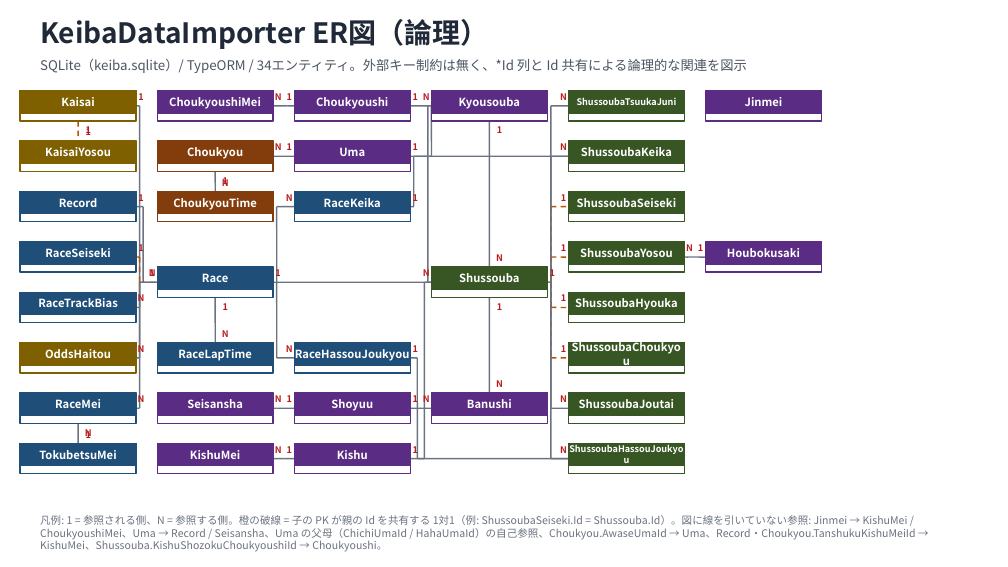
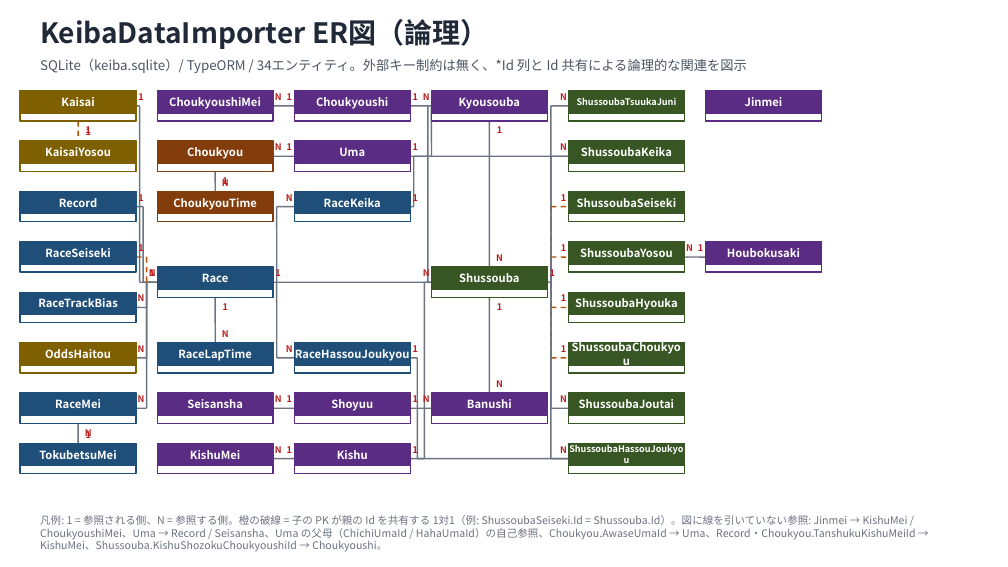
Before and after one commit to nikochan2k/KeibaDataImporter, a slide deck: slide 2 of docs/database-structure.pptx. Drawn at 1008x567 pixels with LibreOffice and Linux fonts; fonts in the diff are those of the drawing. Boxes give left, top, right and bottom in pixels: in the first picture for what was removed or moved away, otherwise in the second. Text is boxed around its words. In the diff, an @@ line names an element or a change of style, - is before the commit and + after.

```diff
--- a/docs/database-structure.pptx
+++ b/docs/database-structure.pptx
@@ line moved from (136, 257) - (140, 257) to (136, 257) - (147, 257) @@
@@ 4 lines: place and size @@
-4 lines at (140, 257, 140, 408)
+4 lines at (147, 257, 147, 408)
@@ line moved from (140, 282) - (157, 282) to (147, 282) - (157, 282) @@
@@ line added from (147, 282) to (157, 282), #6B7280 1 pt @@
@@ line moved from (136, 307) - (140, 307) to (136, 307) - (147, 307) @@
@@ line moved from (136, 358) - (140, 358) to (136, 358) - (147, 358) @@
@@ line moved from (136, 408) - (140, 408) to (136, 408) - (147, 408) @@
```
Also in this commit, not shown: 1 other slide changed.
